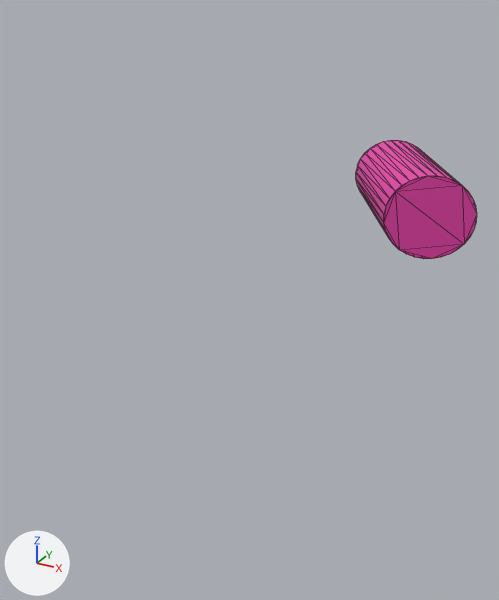
Renders of the glTF model public/first.glb from each side of a commit.
Camera for both pictures: a 50 mm camera at (3.65, -6.54, 2.73) aimed at (0.22, -0.3, -0.39). Arrows for +X, +Y and +Z are at lower left; the lights stay in place. Mesh edges are drawn as thin lines. Where no turn or scale is listed for an object, it has been applied to the vertices.
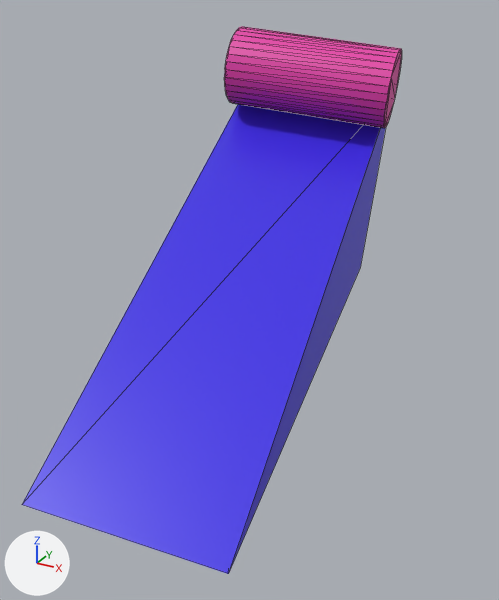
What differs and where, as boxes (x1, y1, x2, y2) in the pictures (499 x 600 px):
'Cube', added (blue): after (22, 104, 386, 574)
'Cylinder', moved, turned: before (356, 140, 477, 259); after (224, 26, 402, 128)

The change, as a list of edits to the scene's bpy script:
```text
Add mat_material:
    mat_material = principled_material('Material')
    mat_material.base_color = (0.0464, 0.0233, 0.8)  # blue #3d2ae7
    mat_material.roughness = 0.4
Add me_cube:
    me_cube.from_pydata([(0.58, 3.14, 1.5), (0.24, 3.31, -1.21), (1.37, -2.76, -1.73), (-1.37, 2.76, 1.73), (-1.71, 2.93, -0.99), (-0.58, -3.14, -1.5)], [], [(0, 3, 5), (0, 5, 2), (5, 3, 4), (4, 1, 2), (4, 2, 5), (1, 0, 2), (4, 3, 0), (4, 0, 1)])
    me_cube.materials.append(mat_material)  # blue #3d2ae7
Change ob_cylinder:
    ob_cylinder.location: (1.26, 2.07, 0.4) -> (-0.19, 2.19, 1.76)
    ob_cylinder.rotation_euler: (1.572, -1.3, 0.513) -> (0.0253, -1.682, -2.966)  # degrees (90, -74, 29) -> degrees (1.4, -96, -170)
Add ob_cube:
    ob_cube = bpy.data.objects.new('Cube', me_cube)
    ob_cube.location = (0.0, 0.0, 0.0)
```
